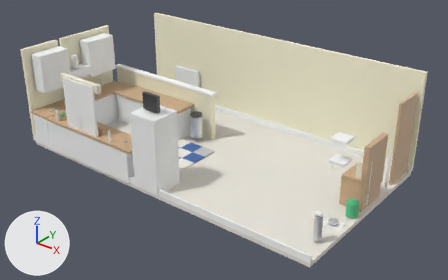
The Blender file blend/45663164.blend, before and after one commit.
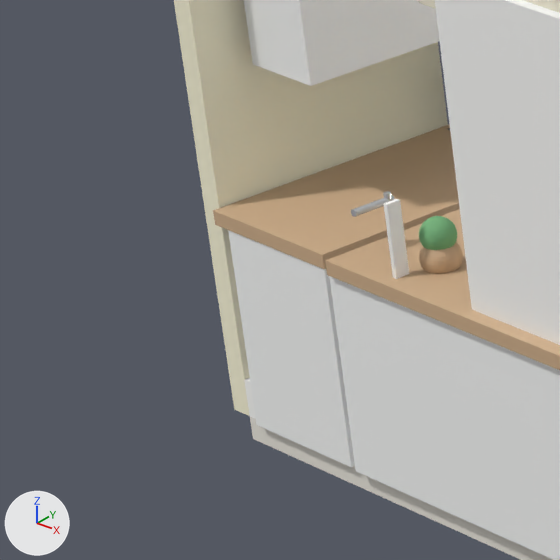
Each version is shown whole from a camera (50 mm lens) standing at (13.68, -8.8, 7.49) and looking at (4.77, 2.34, 0.58), then close up on the part from 0% to 18% of the width and 29% to 58% of the height. Lighting does not change. The marker at lower left points along +X, +Y and +Z. The last two pictures show the newer version.

The first close-up shows 'BaseRun1', 'Counter1', 'Counter2', 'Dishwasher', 'Floor', 'NearWallLeft', 'PlantLeaves', 'PlantPot', 'UpperR', 'Wain4.2', 'WindowFrame' and 4 more.
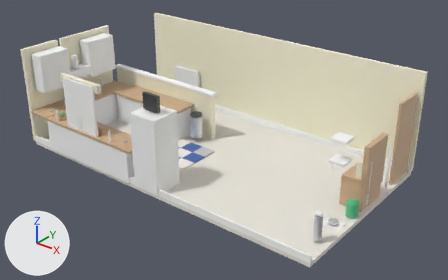
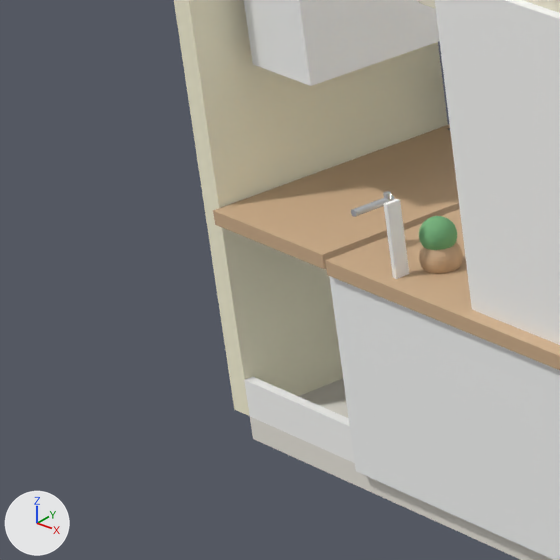
Commit message: Refine Blender scenes

Pixel boxes (x1, y1, x2, y2) of what changed, in the close-ups (560 x 560 px):
'Dishwasher', moved (not visible afterwards)
    before: (228, 230, 355, 467)
'BaseL', unchanged, uncovered by the edit
    before: (244, 378, 256, 419)
    after: (244, 377, 355, 463)

Diff of the bpy script that builds the scene:
```diff
--- a/blend/45663164.blend.py
+++ b/blend/45663164.blend.py
@@ ob_dishwasher @@
 ob_dishwasher = bpy.data.objects.new('Dishwasher', me_cube_041)
-ob_dishwasher.location = (0.386, 0.28, 0.42)
+ob_dishwasher.location = (3.407, 0.28, 0.42)
 ob_dishwasher.scale = (0.3, 0.31, 0.42)
```
